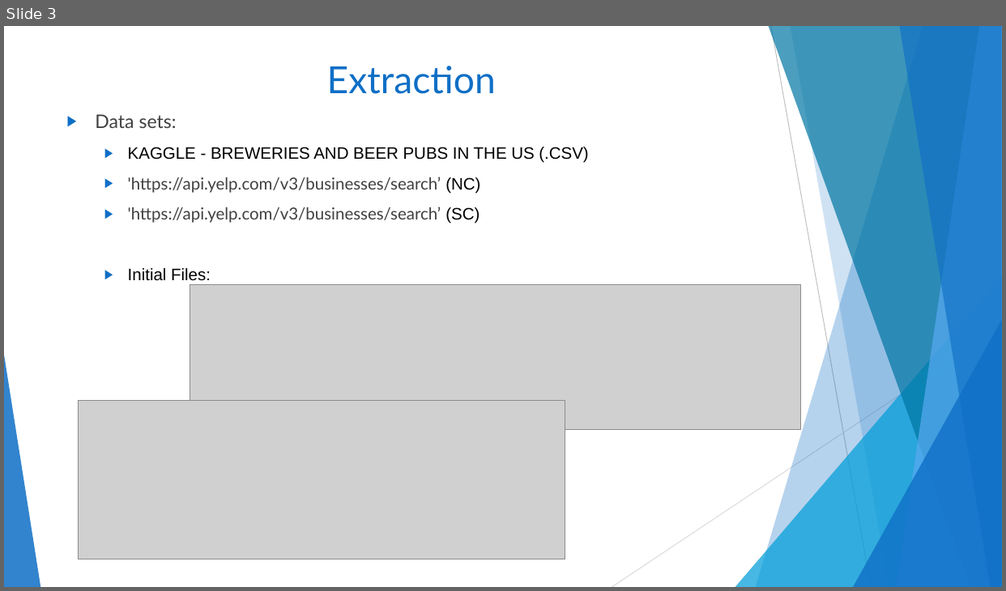
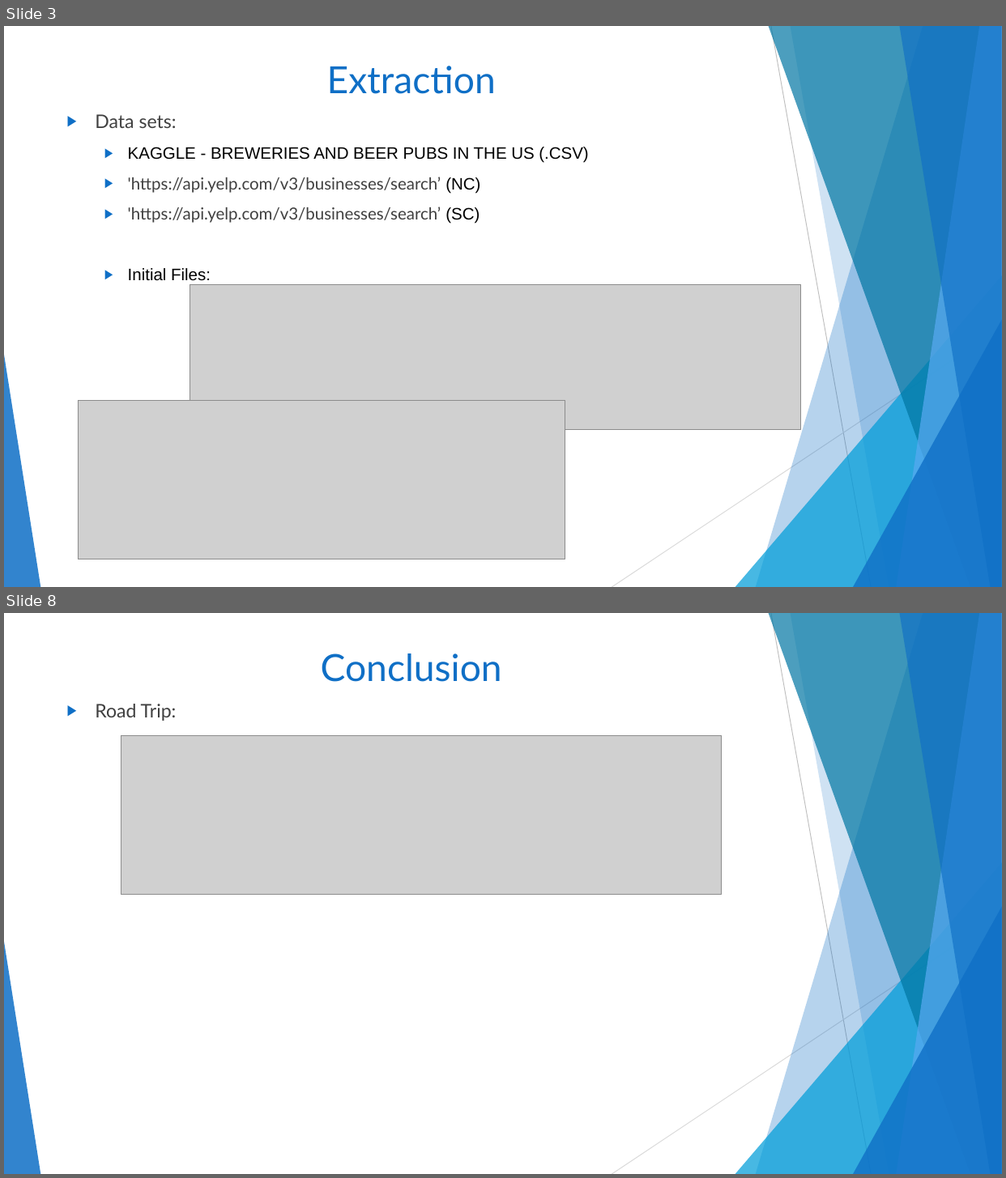
Before and after one commit to melindaeudy/ETL-Project, a slide deck: Carolina Brew.pptx. Shown one above the other, each under a label of ours: slide 3 before the commit, slides 3 and 8 after it; the slides between them are not shown. The pictures are 1006x591 and 1006x1178 pixels, drawn with LibreOffice and Linux fonts; fonts in the diff are those of the drawing; grey boxes stand for pictures. Boxes give left, top, right and bottom in pixels: in the first picture for what was removed or moved away, otherwise in the second. Text is boxed around its words. In the diff, an @@ line names an element or a change of style, - is before the commit and + after.

```diff
--- a/Carolina Brew.pptx
+++ b/Carolina Brew.pptx
@@ slide 8 added at (4,613,1002,1174), background #FFFFFF; not listed: 10 template elements that a slide beside it also shows @@
@@ title added at (321,653,502,682), 36 pt, text #0F6FC6 @@
+Conclusion
@@ text added at (95,704,177,721), 18 pt, text #404040 @@
+▶ Road Trip:
@@ picture added at (121,735,721,895) @@
```
Also in this commit, not shown: 3 slides changed, 1 other slide added, 2 slides removed, 3 other files.
